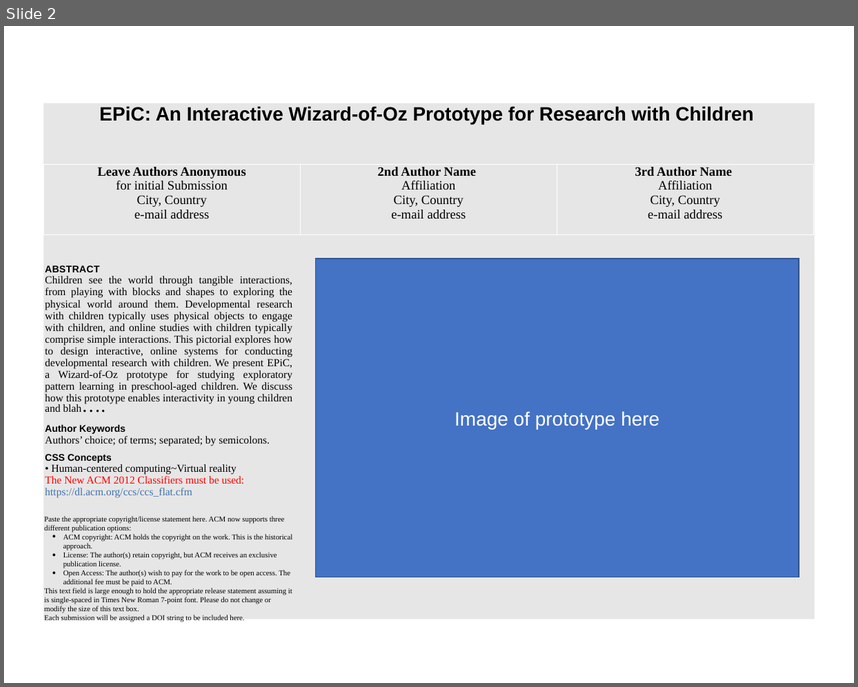
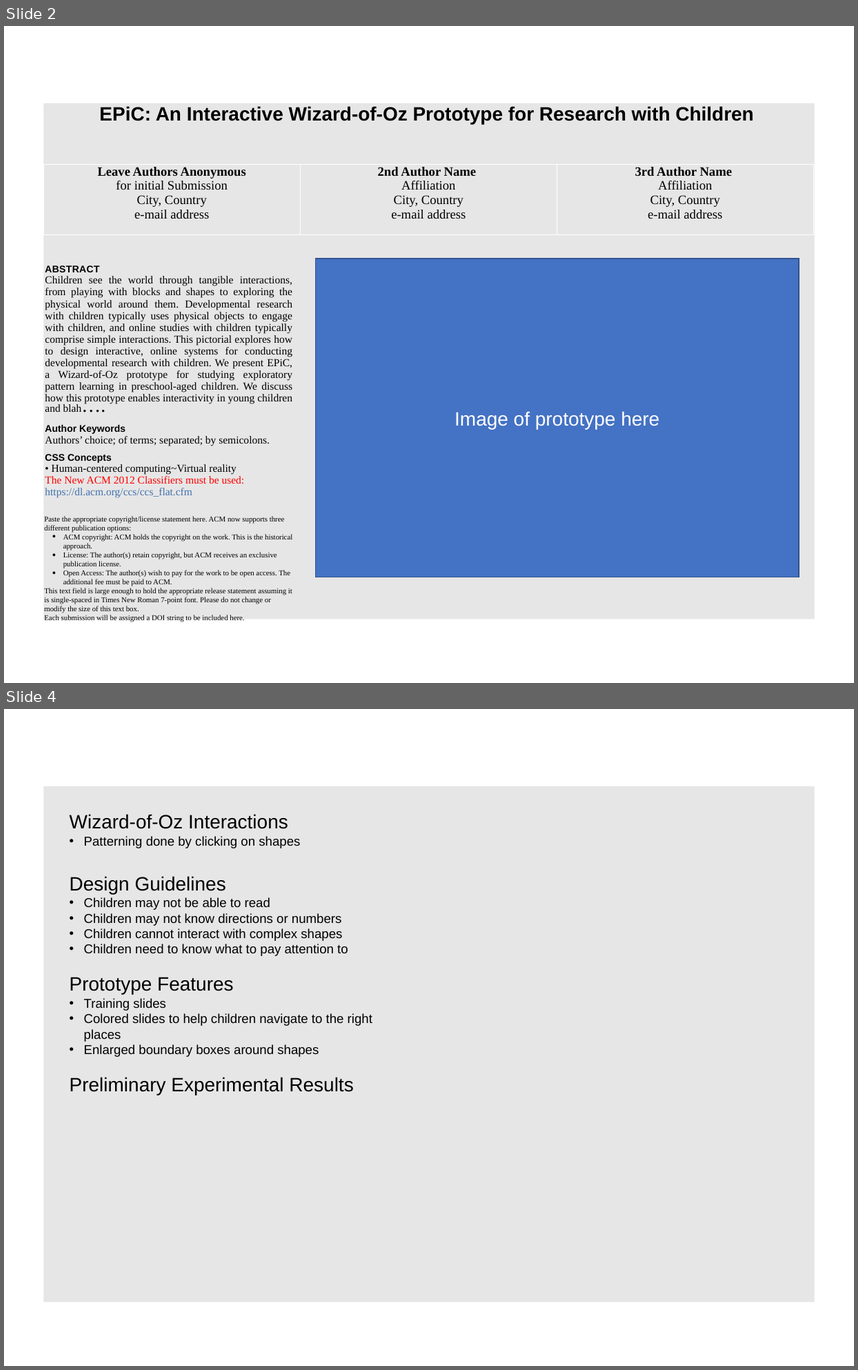
Before and after one commit to tngoon/patterning_in_children, a slide deck: DIS2021_pictorial.pptx. Shown one above the other, each under a label of ours: slide 2 before the commit, slides 2 and 4 after it; the slides between them are not shown. The pictures are 858x687 and 858x1370 pixels, drawn with LibreOffice and Linux fonts; fonts in the diff are those of the drawing. Boxes give left, top, right and bottom in pixels: in the first picture for what was removed or moved away, otherwise in the second. Text is boxed around its words. In the diff, an @@ line names an element or a change of style, - is before the commit and + after.

```diff
--- a/DIS2021_pictorial.pptx
+++ b/DIS2021_pictorial.pptx
@@ slide 4 added at bbox=[4, 709, 854, 1366], background #FFFFFF @@
@@ rectangle added at bbox=[43, 786, 815, 1302], fill #E7E6E6 @@
@@ text added at bbox=[70, 814, 372, 1095], 12 pt, text #000000 @@
+Wizard-of-Oz Interactions
+• Patterning done by clicking on shapes
+Design Guidelines
+• Children may not be able to read
+• Children may not know directions or numbers
+• Children cannot interact with complex shapes
+• Children need to know what to pay attention to
+Prototype Features
+• Training slides
+• Colored slides to help children navigate to the right places
+• Enlarged boundary boxes around shapes
+Preliminary Experimental Results
```
Also in this commit, not shown: 1 slide changed, 6 other files.
